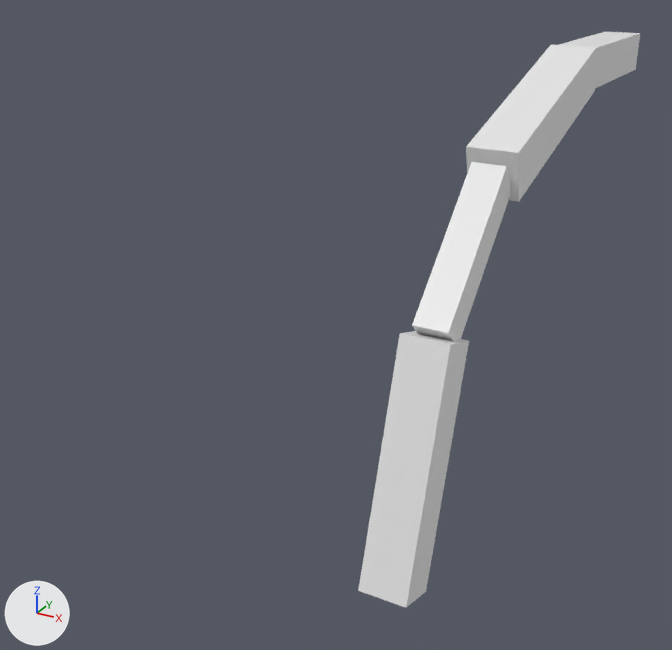
One commit to the Blender file Rigid Body Bones/examples/IK.blend: the scene before it, then after it.
The view is the same before and after, from a camera (50 mm lens) standing at (1.22, -2.67, 2.42) and looking at (-0.71, 0.83, 0.67). Every picture has the same lights, and +X, +Y and +Z are marked at lower left. The same objects are shown in both versions, whatever each file hides.

In view in the first picture: 'Bone [Active]', 'Bone.001 [Active]', 'Bone.002 [Active]', 'Bone.003 [Active]'.
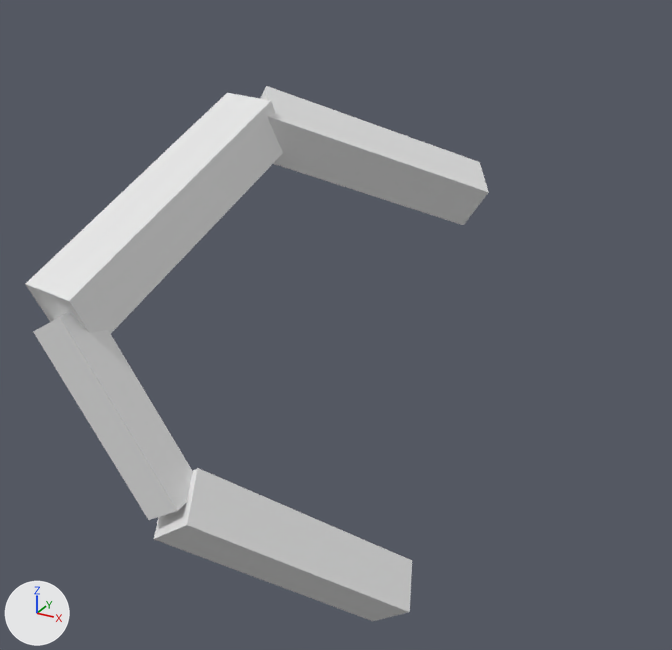
The change, as a list of edits to the scene's bpy script:
```text
Change ob_bone__active:
    add ob_bone__active.parent = ob_bone__head
    ob_bone__active.location: (0.0, 0.157, 0.483) -> (0.0, 0.508, 0.0)
    ob_bone__active.rotation_euler: (2.828, 0.0, 0.0) -> (1.571, 0.0, 0.0)  # degrees (162, 0, 0) -> degrees (90, 0, 0)
Change ob_bone_001__active:
    add ob_bone_001__active.parent = ob_bone_001__head
    ob_bone_001__active.location: (0.0, 0.578, 1.22) -> (0.0, 0.366, 0.0)
    ob_bone_001__active.rotation_euler: (2.335, 0.0, 0.0) -> (1.571, 0.0, 0.0)  # degrees (134, 0, 0) -> degrees (90, 0, 0)
Change ob_bone_002__active:
    add ob_bone_002__active.parent = ob_bone_002__head
    ob_bone_002__active.location: (0.0, 1.368, 1.614) -> (0.0, 0.544, 0.0)
    ob_bone_002__active.rotation_euler: (1.832, 0.0, 0.0) -> (1.571, 0.0, 0.0)  # degrees (105, 0, 0) -> degrees (90, 0, 0)
Change ob_bone_003__active:
    add ob_bone_003__active.parent = ob_bone_003__head
    ob_bone_003__active.location: (0.0, 2.38, 1.74) -> (0.0, 0.487, 0.0)
    ob_bone_003__active.rotation_euler: (1.543, 0.0, 0.0) -> (1.571, 0.0, 0.0)  # degrees (88, 0, 0) -> degrees (90, 0, 0)
```

Where the change shows, as pixel boxes [x1, y1, x2, y2] in the pictures (672 x 650 px):
'Bone.002 [Active]', moved, turned: before [466, 45, 596, 202]; after [25, 93, 283, 334]
'Bone [Active]', moved, turned: before [358, 331, 469, 608]; after [154, 468, 412, 621]
'Bone.001 [Active]', moved, turned: before [412, 162, 510, 341]; after [33, 312, 193, 520]
'Bone.003 [Active]', moved, turned: before [559, 32, 640, 88]; after [260, 86, 489, 225]
